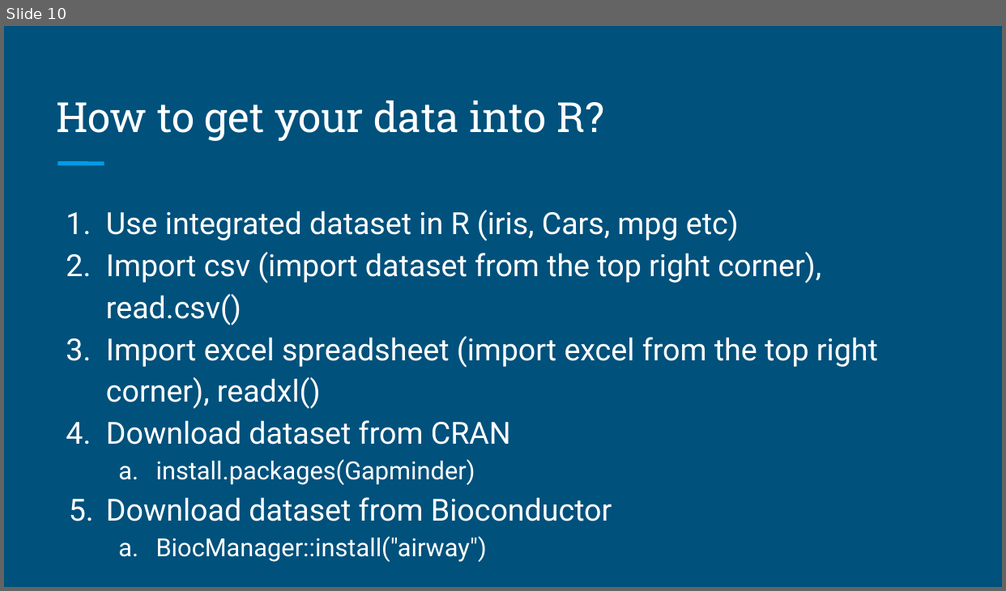
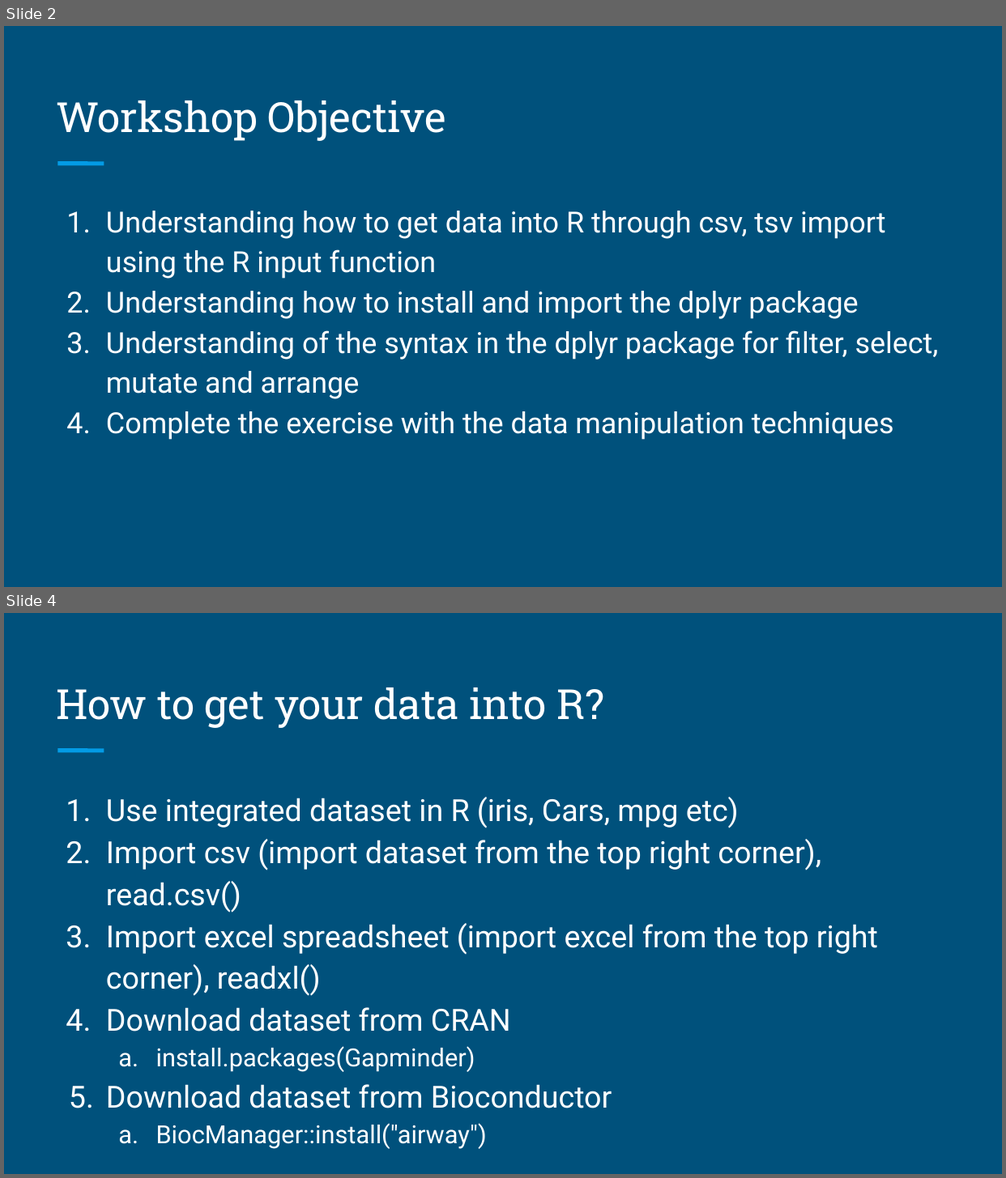
Before and after one commit to brandonyph/APB-Workshop-DataAnalyticsEssentials, a slide deck: Week4-Data-Import-and-Transformation/Week 4-Data Transformation.pptx. Shown one above the other, each under a label of ours: slide 10 before the commit, slides 2 and 4 after it; the slides between them are not shown. The pictures are 1006x591 and 1006x1178 pixels, drawn with LibreOffice and Linux fonts; fonts in the diff are those of the drawing. Boxes give left, top, right and bottom in pixels: in the first picture for what was removed or moved away, otherwise in the second. Text is boxed around its words. In the diff, an @@ line names an element or a change of style, - is before the commit and + after.

```diff
--- a/Week4-Data-Import-and-Transformation/Week 4-Data Transformation.pptx
+++ b/Week4-Data-Import-and-Transformation/Week 4-Data Transformation.pptx
@@ slide 2 added at [4, 26, 1002, 587], background #00517C; not listed: 1 template element that a slide beside it also shows @@
@@ text added at [56, 101, 447, 141], 30 pt, text #FFFFFF @@
+Workshop Objective
@@ text added at [106, 211, 939, 440], 21 pt, text #FFFFFF @@
+1. Understanding how to get data into R through csv, tsv import using the R input function
+2. Understanding how to install and import the dplyr package
+3. Understanding of the syntax in the dplyr package for filter, select, mutate and arrange
+4. Complete the exercise with the data manipulation techniques
@@ what was slide 10 is now slide 4 @@
```
Also in this commit, not shown: 6 slides changed, 4 other slides added, 1 slide removed.
